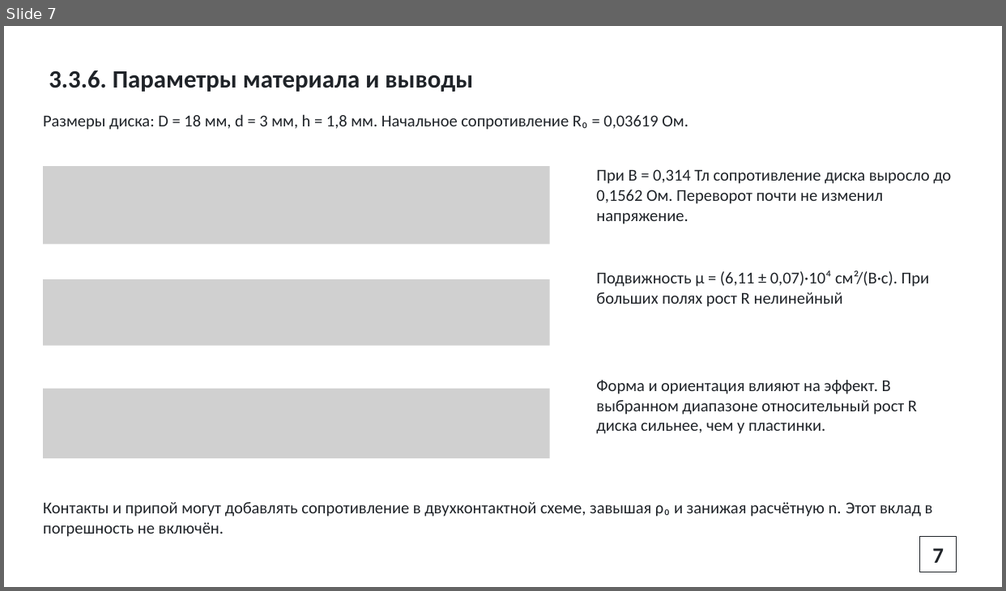
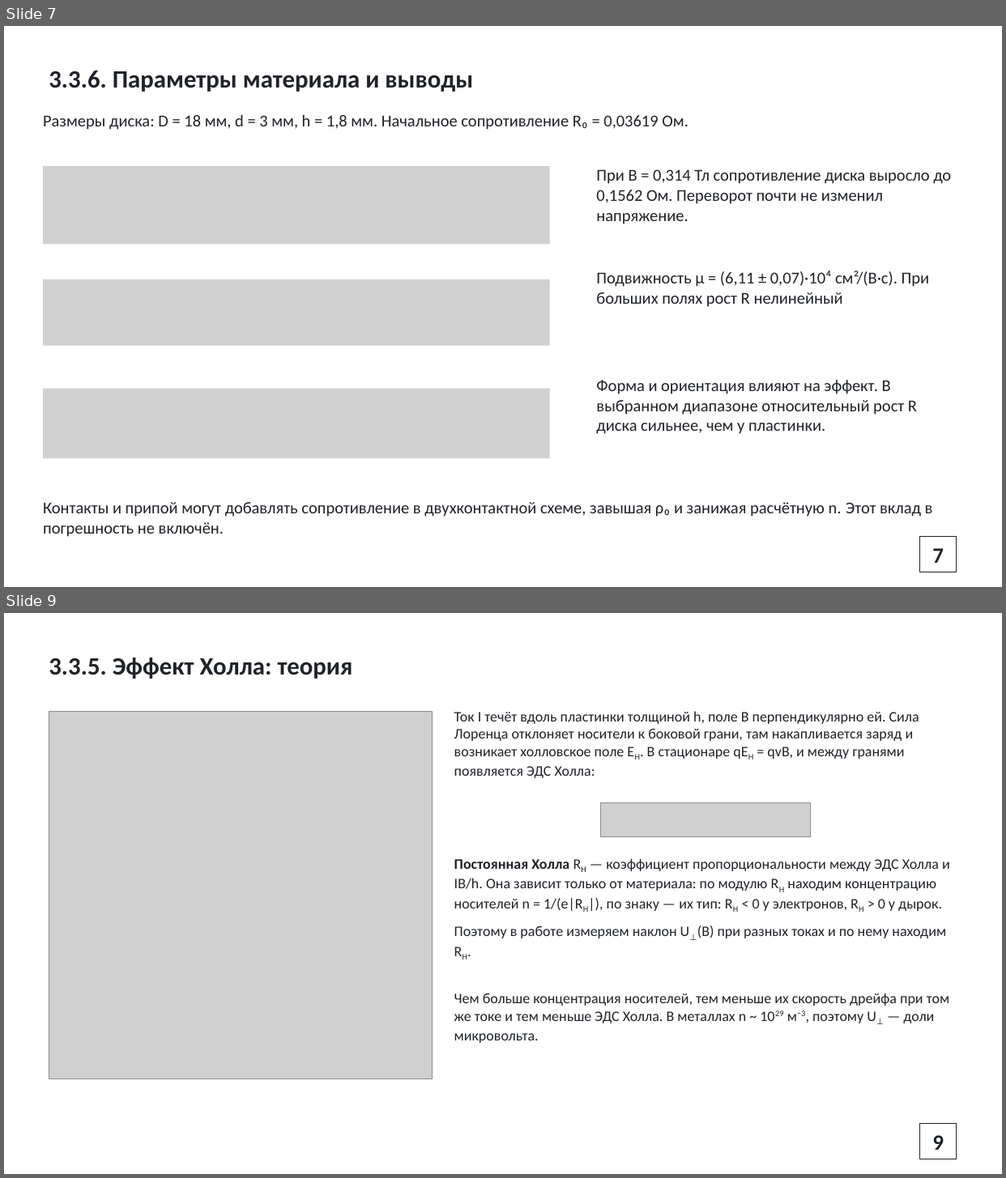
Before and after one commit to Kredos9107/zxc, a slide deck: labs/2 курс/3.3.5/3.3.6 + 3.3.5 Магнетосопротивление и эффект Холла.pptx. Shown one above the other, each under a label of ours: slide 7 before the commit, slides 7 and 9 after it; the slides between them are not shown. The pictures are 1006x591 and 1006x1178 pixels, drawn with LibreOffice and Linux fonts; fonts in the diff are those of the drawing; grey boxes stand for pictures. Boxes give left, top, right and bottom in pixels: in the first picture for what was removed or moved away, otherwise in the second. Text is boxed around its words. In the diff, an @@ line names an element or a change of style, - is before the commit and + after.

```diff
--- a/labs/2 курс/3.3.5/3.3.6 + 3.3.5 Магнетосопротивление и эффект Холла.pptx
+++ b/labs/2 курс/3.3.5/3.3.6 + 3.3.5 Магнетосопротивление и эффект Холла.pptx
@@ slide 9 added at (x1=4, y1=613, x2=1002, y2=1174), background #FFFFFF @@
@@ text added at (x1=49, y1=658, x2=353, y2=679), 24 pt, text #1F2328, bold @@
+3.3.5. Эффект Холла: теория
@@ picture added at (x1=49, y1=711, x2=432, y2=1080) @@
@@ text added at (x1=454, y1=711, x2=919, y2=778), 14 pt, text #1F2328 @@
+Ток I течёт вдоль пластинки толщиной h, поле B перпендикулярно ей. Сила Лоренца отклоняет носители к боковой грани, там накапливается заряд и возникает холловское поле EH. В стационаре qEH = qvB, и между гранями появляется ЭДС Холла:
@@ picture added at (x1=601, y1=803, x2=811, y2=836) @@
@@ text added at (x1=454, y1=859, x2=950, y2=939), 14 pt, text #1F2328 @@
+Постоянная Холла RH — коэффициент пропорциональности между ЭДС Холла и IB/h. Она зависит только от материала: по модулю RH находим концентрацию носителей n = 1/(e|RH|), по знаку — их тип: RH < 0 у электронов, RH > 0 у дырок.
+Поэтому в работе измеряем наклон U⊥(B) при разных токах и по нему находим RH.
@@ text added at (x1=454, y1=993, x2=949, y2=1043), 14 pt, text #1F2328 @@
+Чем больше концентрация носителей, тем меньше их скорость дрейфа при том же токе и тем меньше ЭДС Холла. В металлах n ~ 1029 м−3, поэтому U⊥ — доли микровольта.
@@ rectangle added at (x1=920, y1=1123, x2=957, y2=1160), fill #FFFFFF, outline #1F2328 0.83 pt, 21 pt, text #1F2328, bold @@
+9
```
Also in this commit, not shown: 6 slides changed, 5 other slides added, 3 slides removed.
